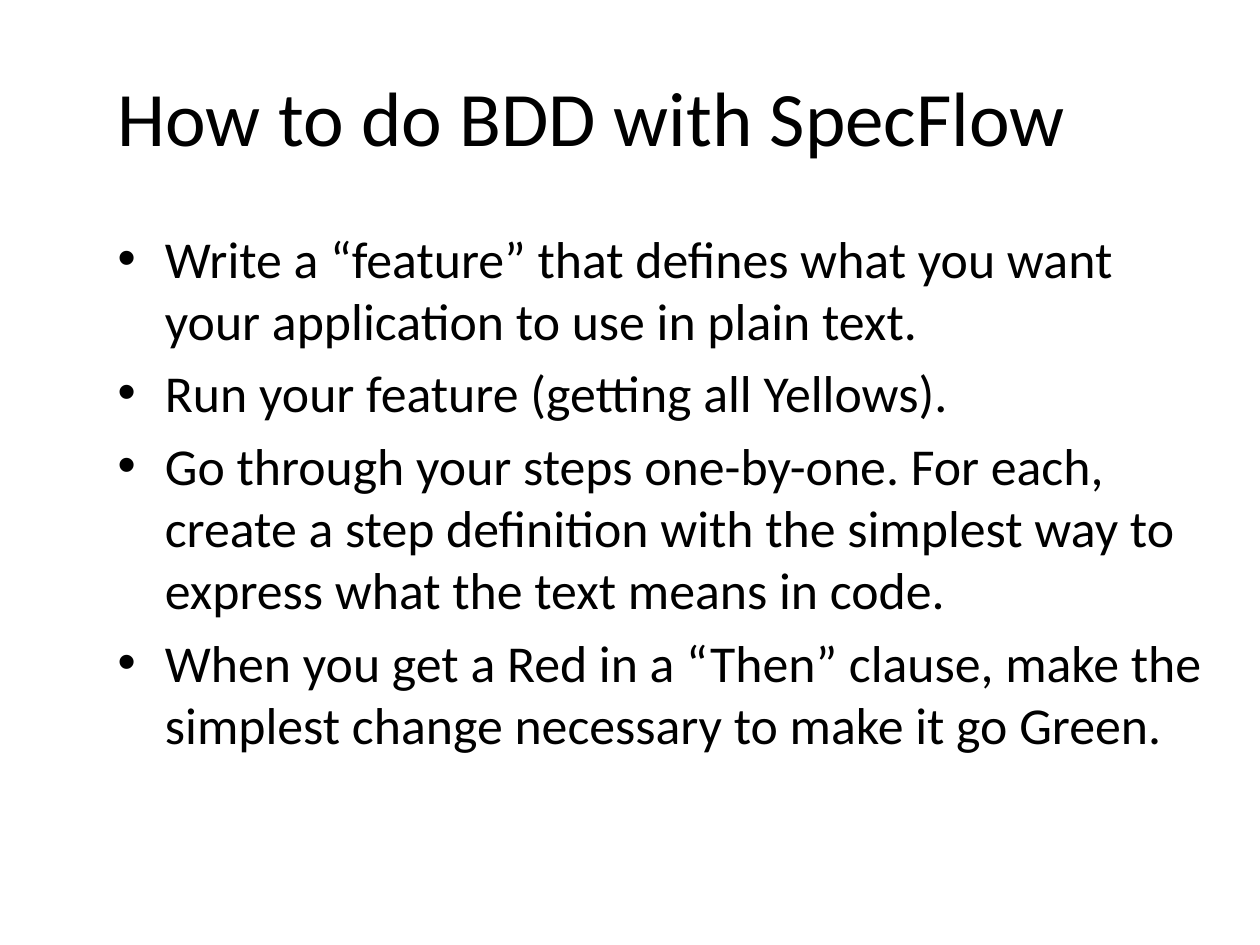
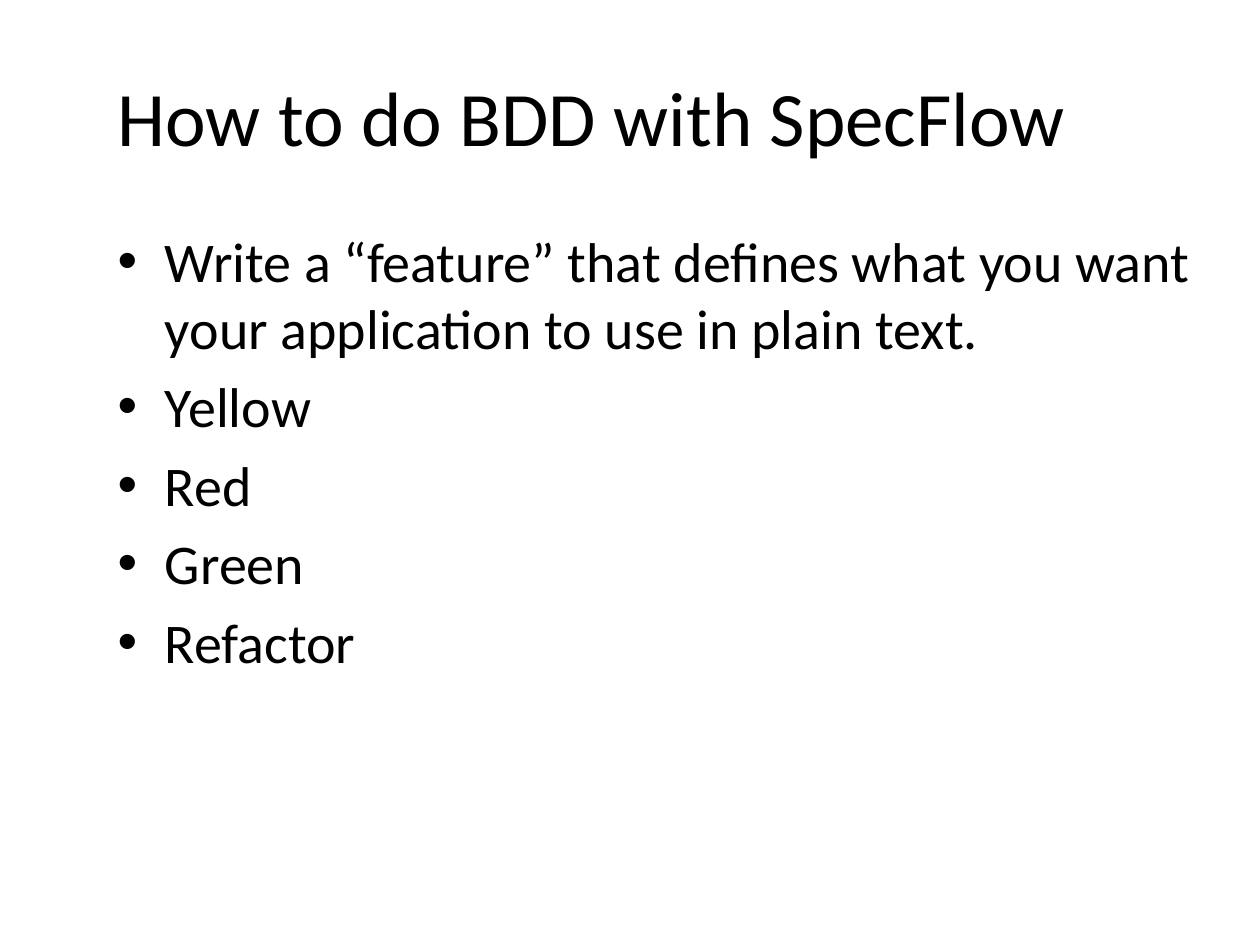
Before and after one commit to darrencauthon/SpecFlow-at-IowaCodeCamp, a slide deck: slide 9 of BDD and SpecFlow.pptx (slide 11 before the commit). Drawn at 1260x945 pixels with LibreOffice and Linux fonts; fonts in the diff are those of the drawing; background and template pictures are left out. Boxes give left, top, right and bottom in pixels: in the first picture for what was removed or moved away, otherwise in the second. Text is boxed around its words. In the diff, an @@ line names an element or a change of style, - is before the commit and + after.

```diff
--- a/BDD and SpecFlow.pptx
+++ b/BDD and SpecFlow.pptx
@@ text at [165,241,1189,358]: size 29.6 to 32 pt in "Write a “feature” that defines what you ..." @@
@@ text at [165,388,356,664]: text changed; size 29.6 to 32 pt @@
-• Run your feature (getting all Yellows).
-• Go through your steps one-by-one. For each, create a step definition with the simplest way to express what the text means in code.
-• When you get a Red in a “Then” clause, make the simplest change necessary to make it go Green.
+• Yellow
+• Red
+• Green
+• Refactor
```
Also in this commit, not shown: 6 other slides changed, 2 slides added, 5 slides removed.
